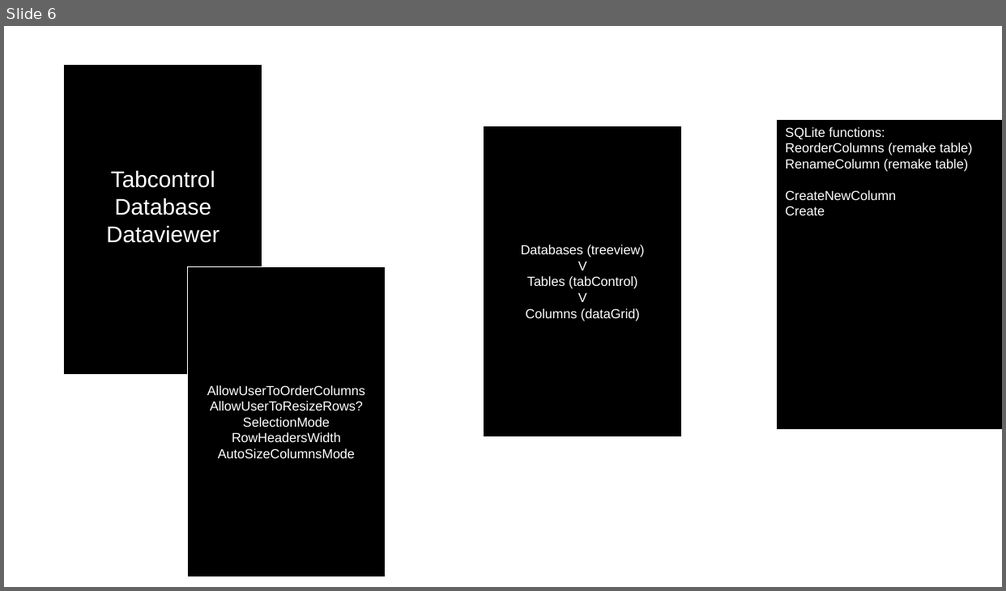
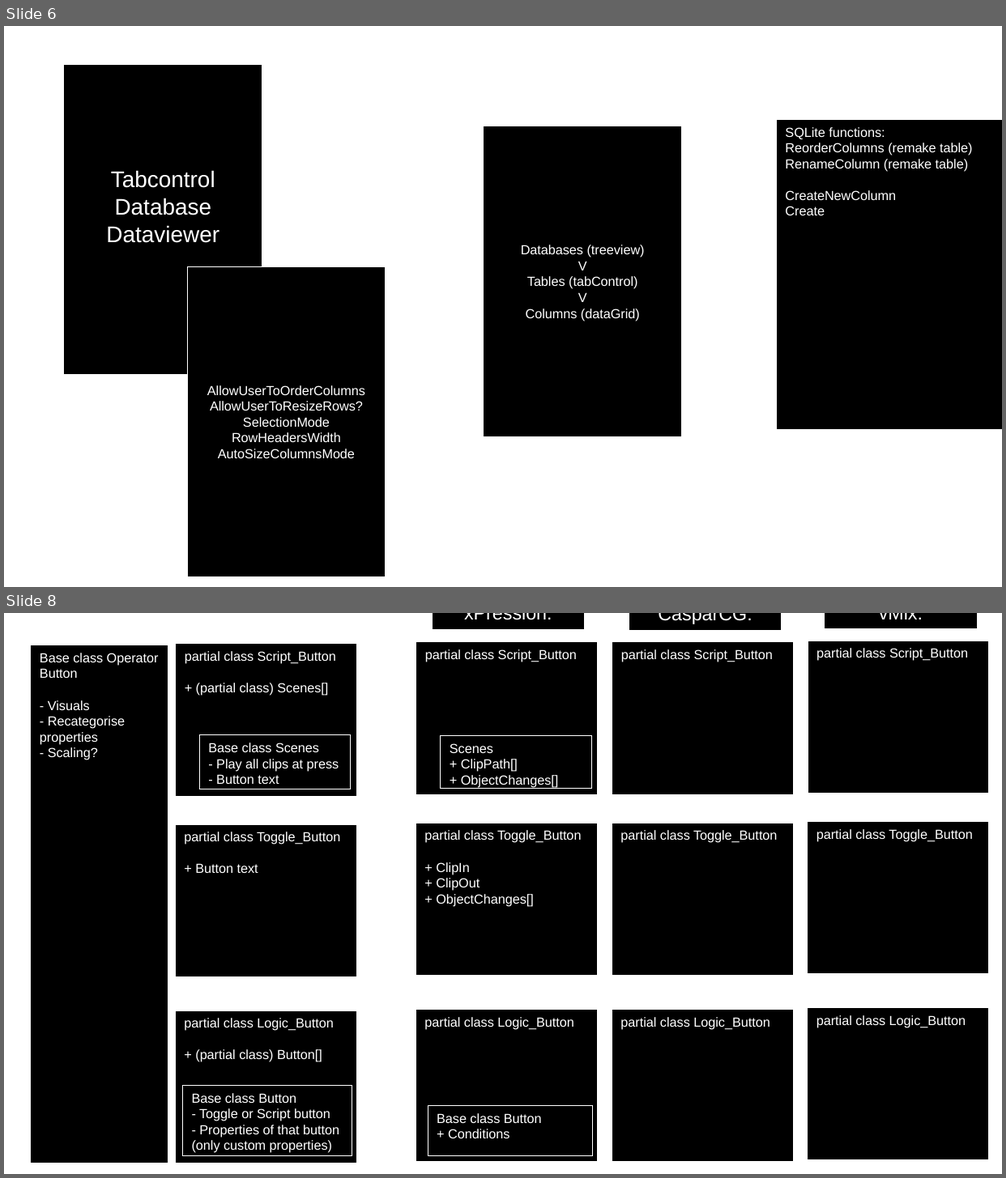
Before and after one commit to Uviloc/Operators_Solution, a slide deck: Connection/Uncompiled_Files/Project Structure.odp. Shown one above the other, each under a label of ours: slide 6 before the commit, slides 6 and 8 after it; the slides between them are not shown. The pictures are 1006x591 and 1006x1178 pixels, drawn with LibreOffice and Linux fonts; fonts in the diff are those of the drawing. Boxes give left, top, right and bottom in pixels: in the first picture for what was removed or moved away, otherwise in the second. Text is boxed around its words. In the diff, an @@ line names an element or a change of style, - is before the commit and + after.

Commit message:
Continued work on custom controls

```diff
--- a/Connection/Uncompiled_Files/Project Structure.odp
+++ b/Connection/Uncompiled_Files/Project Structure.odp
@@ slide 8 added at bbox=[4, 613, 1002, 1174], background #FFFFFF @@
@@ rectangle added at bbox=[432, 613, 586, 629], fill #000000, outline #FFFFFF 0 pt, 15 pt, text #FFFFFF @@
+xPression:
@@ rectangle added at bbox=[629, 613, 782, 630], fill #000000, outline #FFFFFF 0 pt, 15 pt, text #FFFFFF @@
+CasparCG:
@@ rectangle added at bbox=[825, 613, 978, 629], fill #000000, outline #FFFFFF 0 pt, 15 pt, text #FFFFFF @@
+vMix:
@@ rectangle added at bbox=[32, 645, 168, 1165], fill #000000, outline #FFFFFF 0 pt, 10.5 pt, text #FFFFFF @@
+Base class Operator Button
+- Visuals
+- Recategorise properties
+- Scaling?
@@ rectangle added at bbox=[176, 644, 357, 797], fill #000000, outline #FFFFFF 0 pt, 10.5 pt, text #FFFFFF @@
+partial class Script_Button
++ (partial class) Scenes[]
@@ rectangle added at bbox=[416, 642, 597, 795], fill #000000, outline #FFFFFF 0 pt, 10.5 pt, text #FFFFFF @@
+partial class Script_Button
@@ rectangle added at bbox=[612, 642, 794, 795], fill #000000, outline #FFFFFF 0 pt, 10.5 pt, text #FFFFFF @@
+partial class Script_Button
@@ rectangle added at bbox=[808, 641, 989, 794], fill #000000, outline #FFFFFF 0 pt, 10.5 pt, text #FFFFFF @@
+partial class Script_Button
@@ rectangle added at bbox=[199, 735, 351, 790], fill #000000, outline #FFFFFF 0 pt, 10.5 pt, text #FFFFFF @@
+Base class Scenes
+- Play all clips at press
+- Button text
@@ rectangle added at bbox=[441, 736, 592, 790], fill #000000, outline #FFFFFF 0 pt, 10.5 pt, text #FFFFFF @@
+Scenes
++ ClipPath[]
++ ObjectChanges[]
@@ rectangle added at bbox=[175, 825, 356, 978], fill #000000, outline #FFFFFF 0 pt, 10.5 pt, text #FFFFFF @@
+partial class Toggle_Button
++ Button text
@@ rectangle added at bbox=[416, 823, 597, 976], fill #000000, outline #FFFFFF 0 pt, 10.5 pt, text #FFFFFF @@
+partial class Toggle_Button
++ ClipIn
++ ClipOut
++ ObjectChanges[]
@@ rectangle added at bbox=[612, 823, 794, 976], fill #000000, outline #FFFFFF 0 pt, 10.5 pt, text #FFFFFF @@
+partial class Toggle_Button
@@ rectangle added at bbox=[808, 821, 989, 974], fill #000000, outline #FFFFFF 0 pt, 10.5 pt, text #FFFFFF @@
+partial class Toggle_Button
@@ rectangle added at bbox=[175, 1012, 356, 1165], fill #000000, outline #FFFFFF 0 pt, 10.5 pt, text #FFFFFF @@
+partial class Logic_Button
++ (partial class) Button[]
@@ rectangle added at bbox=[416, 1010, 597, 1163], fill #000000, outline #FFFFFF 0 pt, 10.5 pt, text #FFFFFF @@
+partial class Logic_Button
@@ rectangle added at bbox=[612, 1010, 794, 1163], fill #000000, outline #FFFFFF 0 pt, 10.5 pt, text #FFFFFF @@
+partial class Logic_Button
@@ rectangle added at bbox=[808, 1007, 989, 1161], fill #000000, outline #FFFFFF 0 pt, 10.5 pt, text #FFFFFF @@
+partial class Logic_Button
@@ rectangle added at bbox=[182, 1086, 351, 1157], fill #000000, outline #FFFFFF 0 pt, 10.5 pt, text #FFFFFF @@
+Base class Button
+- Toggle or Script button
+- Properties of that button (only custom properties)
@@ rectangle added at bbox=[428, 1106, 593, 1157], fill #000000, outline #FFFFFF 0 pt, 10.5 pt, text #FFFFFF @@
+Base class Button
++ Conditions
```
Also in this commit, not shown: 1 slide changed, 1 other slide added, 19 other files.
